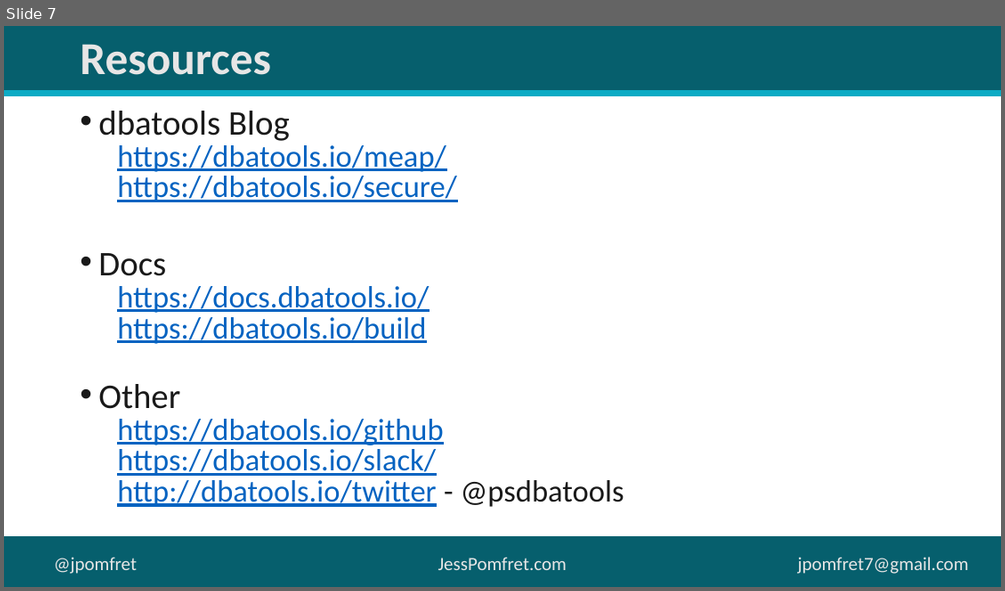
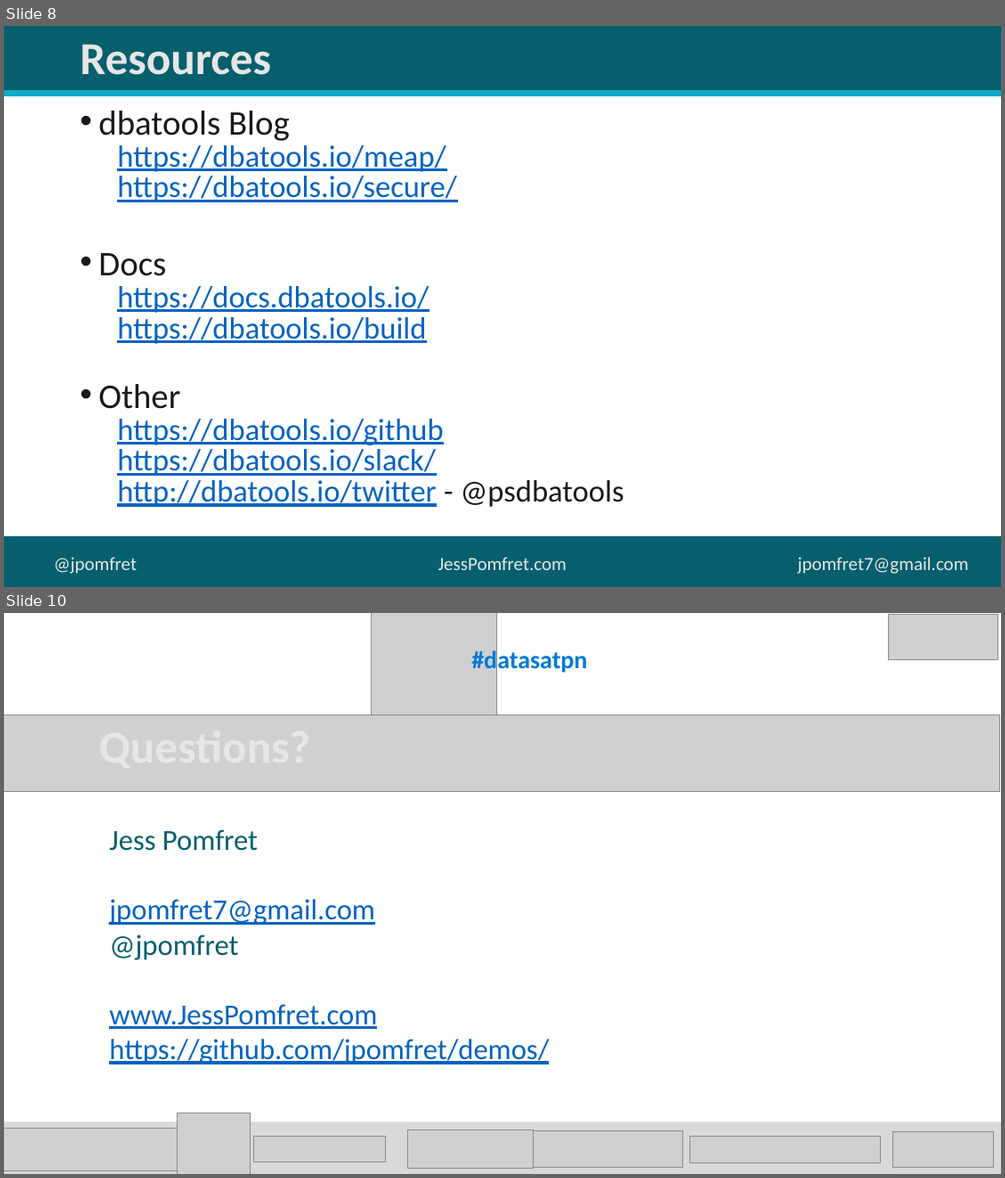
Before and after one commit to jpomfret/demos, a slide deck: LifeHacks_dbatools/LifeHacks_dbatools.pptx. Shown one above the other, each under a label of ours: slide 7 before the commit, slides 8 and 10 after it; the slides between them are not shown. The pictures are 1005x591 and 1005x1178 pixels, drawn with LibreOffice and Linux fonts; fonts in the diff are those of the drawing; grey boxes stand for pictures; background and template pictures are left out. Boxes give left, top, right and bottom in pixels: in the first picture for what was removed or moved away, otherwise in the second. Text is boxed around its words. In the diff, an @@ line names an element or a change of style, - is before the commit and + after.

```diff
--- a/LifeHacks_dbatools/LifeHacks_dbatools.pptx
+++ b/LifeHacks_dbatools/LifeHacks_dbatools.pptx
@@ slide 10 added at (x1=4, y1=613, x2=1001, y2=1174), background #FFFFFF; not listed: 1 template element that a slide beside it also shows @@
@@ picture added at (x1=372, y1=613, x2=496, y2=724) @@
@@ picture added at (x1=888, y1=615, x2=998, y2=660) @@
@@ text added at (x1=471, y1=648, x2=587, y2=674), 24 pt, text #0079D6, bold @@
+#datasatpn
@@ picture added at (x1=4, y1=715, x2=999, y2=792) @@
@@ text added at (x1=109, y1=829, x2=549, y2=1064), 28 pt, text #0563C1, underline @@
+Jess Pomfret
+jpomfret7@gmail.com
+@jpomfret
+www.JessPomfret.com
+https://github.com/jpomfret/demos/
@@ picture added at (x1=177, y1=1112, x2=250, y2=1174) @@
@@ rectangle added at (x1=4, y1=1121, x2=1001, y2=1174), fill #D9D9D9 @@
@@ picture added at (x1=4, y1=1128, x2=194, y2=1171) @@
@@ picture added at (x1=254, y1=1136, x2=386, y2=1162) @@
@@ picture added at (x1=408, y1=1130, x2=533, y2=1168) @@
@@ picture added at (x1=527, y1=1130, x2=683, y2=1167) @@
@@ picture added at (x1=689, y1=1136, x2=880, y2=1163) @@
@@ picture added at (x1=892, y1=1131, x2=993, y2=1167) @@
@@ what was slide 7 is now slide 8 @@
```
Also in this commit, not shown: 3 slides changed, 1 other slide added, 3 other files.
